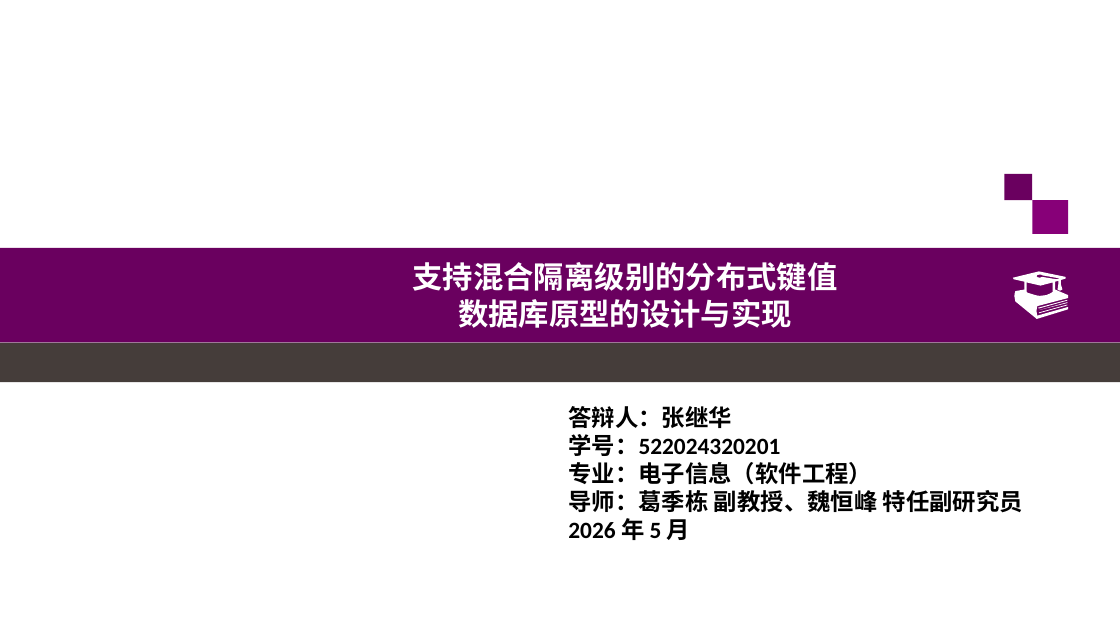
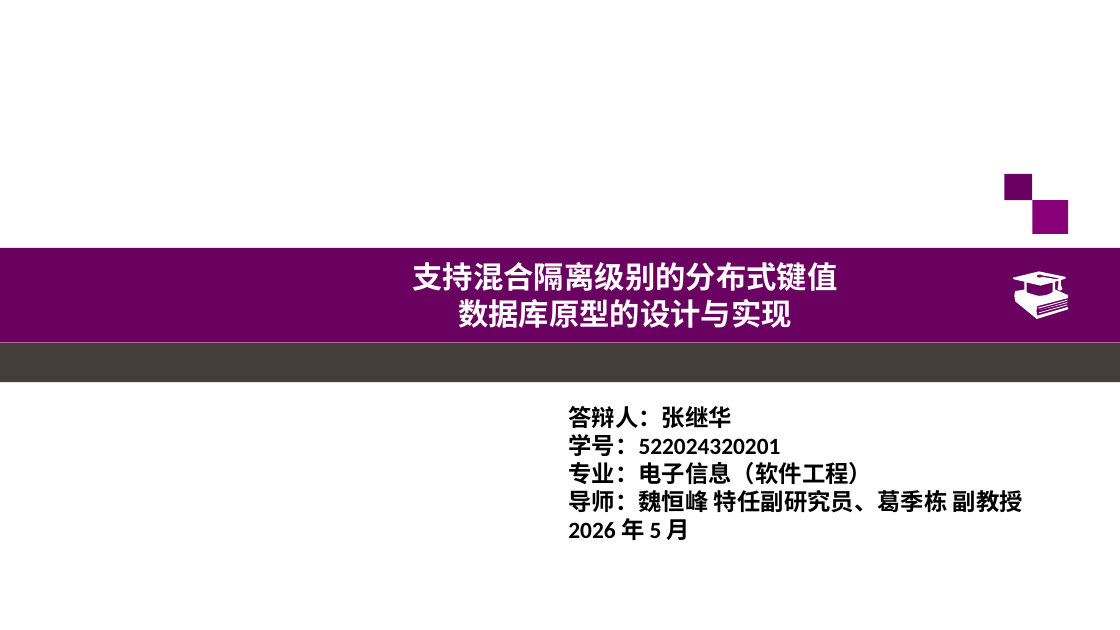
Before and after one commit to ZhangJihua0327/master-thesis, a slide deck: slide 1 of docs/522024320201_张继华_硕士论文正式答辩.pptx. Drawn at 1120x630 pixels with LibreOffice and Linux fonts; fonts in the diff are those of the drawing; background and template pictures are left out. Boxes give left, top, right and bottom in pixels: in the first picture for what was removed or moved away, otherwise in the second. Text is boxed around its words. In the diff, an @@ line names an element or a change of style, - is before the commit and + after.

```diff
--- a/docs/522024320201_张继华_硕士论文正式答辩.pptx
+++ b/docs/522024320201_张继华_硕士论文正式答辩.pptx
@@ text at bbox=[568, 490, 1023, 513]: text changed @@
-导师：葛季栋 副教授、魏恒峰 特任副研究员
+导师：魏恒峰 特任副研究员、葛季栋 副教授
```
Also in this commit, not shown: 1 other file.
